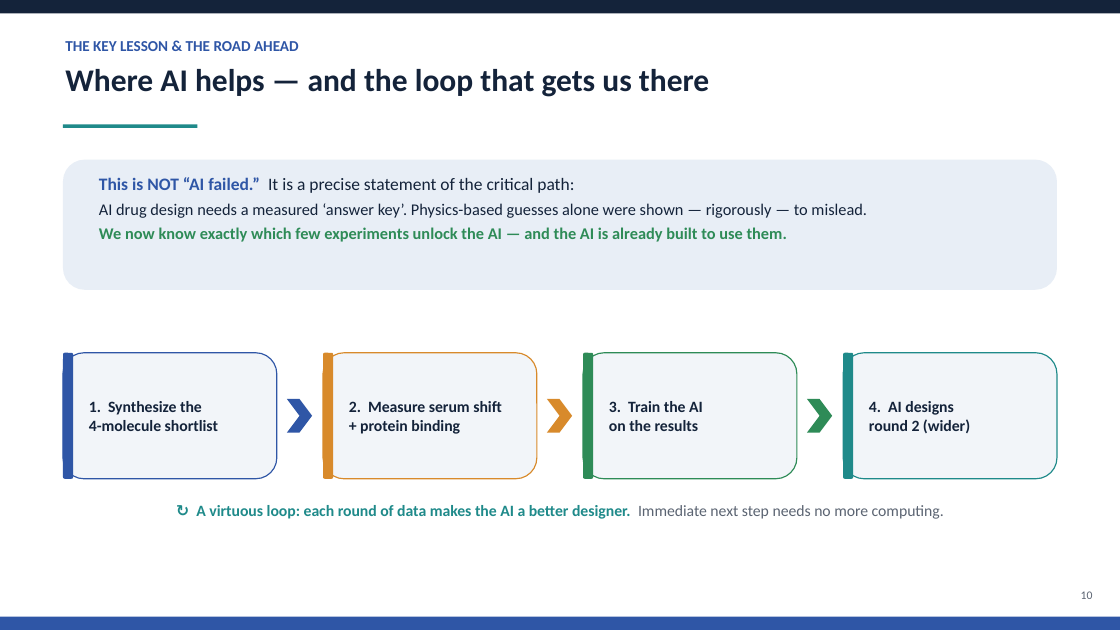
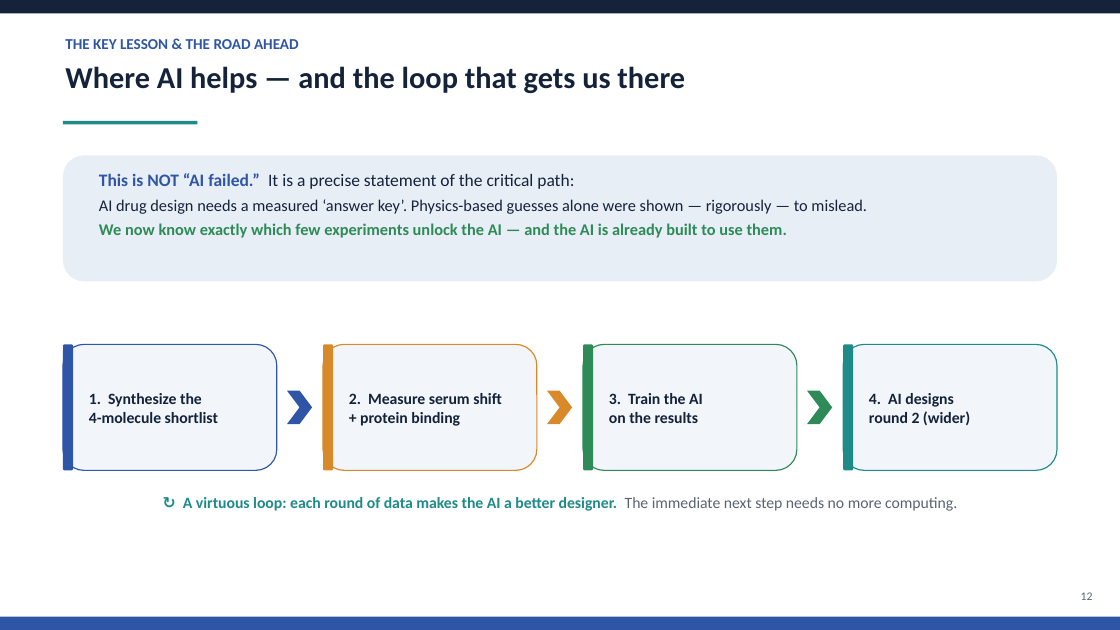
Before and after one commit to MrElss/Papulacandin, a slide deck: slide 12 of analysis/outputs/Papulacandin_promotion_report.pptx (slide 10 before the commit). Drawn at 1120x630 pixels with LibreOffice and Linux fonts; fonts in the diff are those of the drawing. Boxes give left, top, right and bottom in pixels: in the first picture for what was removed or moved away, otherwise in the second. Text is boxed around its words. In the diff, an @@ line names an element or a change of style, - is before the commit and + after.

```diff
--- a/analysis/outputs/Papulacandin_promotion_report.pptx
+++ b/analysis/outputs/Papulacandin_promotion_report.pptx
@@ text "Where AI helps — and ..." at (x1=65, y1=66, x2=685, y2=93): size 27 to 26 pt @@
@@ rectangle moved from (x1=63, y1=124, x2=197, y2=128) to (x1=63, y1=121, x2=197, y2=124) @@
@@ rounded rectangle resized from (x1=63, y1=160, x2=1057, y2=290) to (x1=63, y1=155, x2=1057, y2=281) @@
@@ text "This is NOT “AI failed.” ..." moved from (x1=99, y1=177, x2=867, y2=242) to (x1=99, y1=173, x2=867, y2=238) @@
@@ 8 rounded rectangles, 4 texts, 3 chevrons moved together from (x1=63, y1=353, x2=1058, y2=479) to (x1=63, y1=344, x2=1058, y2=471) @@
@@ text at (x1=183, y1=497, x2=957, y2=511): text changed @@
-↻ A virtuous loop: each round of data makes the AI a better designer. Immediate next step needs no more computing.
+↻ A virtuous loop: each round of data makes the AI a better designer. The immediate next step needs no more computing.
@@ text at (x1=1081, y1=592, x2=1093, y2=600): text changed @@
-10
+12
```
Also in this commit, not shown: 8 other slides changed, 4 slides added, 2 slides removed, 9 other files.
